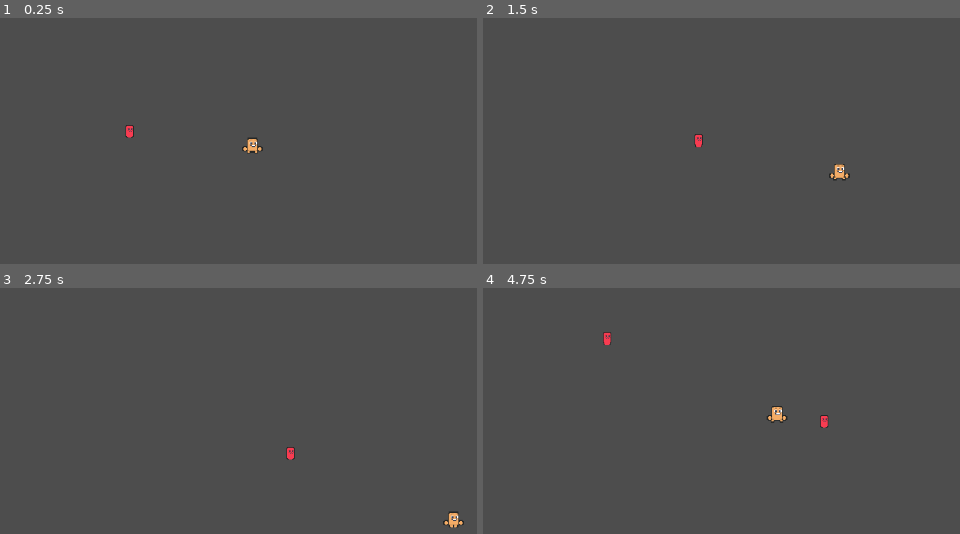
Above: before the commit, frames 1-4 (two rows, left to right).
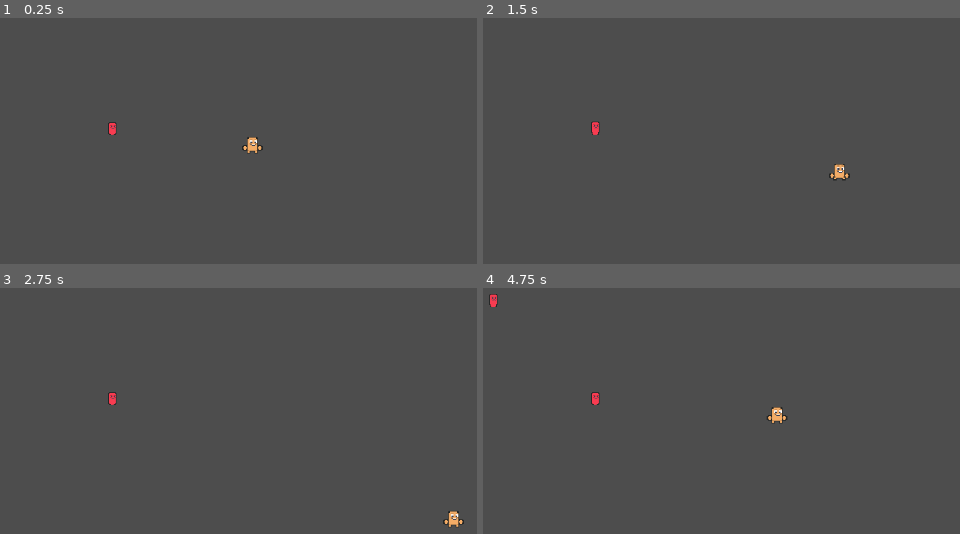
Above: after the commit, the same moments.

Repository: Aartwoo0/fgj24_laughgame
Game: Godot game, scene res://Scenes/main.tscn
Two runs of this game, one before a commit and one after it. Both use one fixed random seed, a clock stepped at 60 frames per second and the inputs below.
Inputs:
- Up to frame 1 (0.25 s): no input
- Up to frame 2 (1.5 s): hold D (move_right) 0.53-1.28 s; hold S (move_down) from 1.28 s (still down)
- Up to frame 3 (2.75 s): tap Enter at 2 s; release S (move_down) at 2.03 s; hold D (move_right) from 2.03 s (still down)
- Up to frame 4 (4.75 s): release D (move_right) at 2.78 s; hold W (move_up) 2.78-3.53 s; tap Space at 3.5 s; hold A (move_left) from 3.53 s (still down)

The runs differ from the first frame. In frame 1, 0.3% of the frame differs, in the area x 22-56%, y 42-55%; in frame 2, 0.2%; in frame 3, 0.3%; in frame 4, 0.4%, in the area x 1-73%, y 2-57%.
Error after the commit: Invalid assignment of property or key 'visible' with value of type 'bool' on a base object of type 'null instance'. (res://Scenes/Components/enemy.gd:16)

Commit message:
fixed merge

Diff:
--- a/Scenes/Components/enemy.tscn
+++ b/Scenes/Components/enemy.tscn
@@ -76,9 +76,9 @@
 "speed": 5.0
 }]
 
-[sub_resource type="CapsuleShape2D" id="CapsuleShape2D_w44jn"]
+[sub_resource type="CapsuleShape2D" id="CapsuleShape2D_55dku"]
 radius = 4.0
-height = 14.0
+height = 12.0
 
 [node name="Enemy" type="Area2D"]
 texture_filter = 1
@@ -90,9 +90,12 @@
 autoplay = "default"
 frame_progress = 0.0993487
 
-[node name="Happy" type="AnimatedSprite2D" parent="."]
+[node name="HappySkin" type="AnimatedSprite2D" parent="."]
 visible = false
 position = Vector2(0, -8)
 sprite_frames = SubResource("SpriteFrames_sjhj3")
+frame_progress = 0.024973
 
-frame_progress = 0.024973
+[node name="EnemyShape" type="CollisionShape2D" parent="."]
+rotation = 4.71239
+shape = SubResource("CapsuleShape2D_55dku")
--- a/Scenes/Components/player.tscn
+++ b/Scenes/Components/player.tscn
@@ -67,7 +67,7 @@
 script = ExtResource("1_km5k5")
 metadata/_edit_group_ = true
 
-[node name="Skin" type="AnimatedSprite2D" parent="."]
+[node name="PlayerSkin" type="AnimatedSprite2D" parent="."]
 position = Vector2(2.38419e-07, -14)
 scale = Vector2(1.33333, 1.33333)
 sprite_frames = SubResource("SpriteFrames_8vi1o")
@@ -75,7 +75,7 @@
 autoplay = "walk"
 frame_progress = 0.126734
 
-[node name="Shape" type="CollisionShape2D" parent="."]
+[node name="PlayerShape" type="CollisionShape2D" parent="."]
 position = Vector2(0, -2)
 rotation = -1.5708
 shape = SubResource("CapsuleShape2D_gr6u7")
